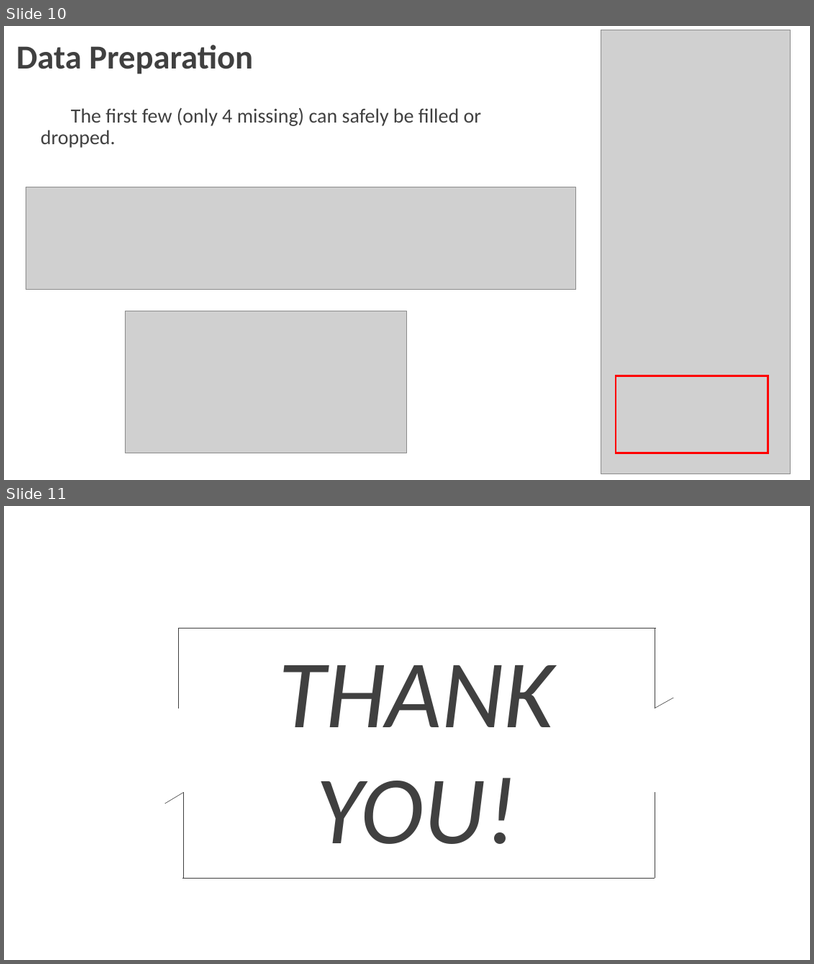
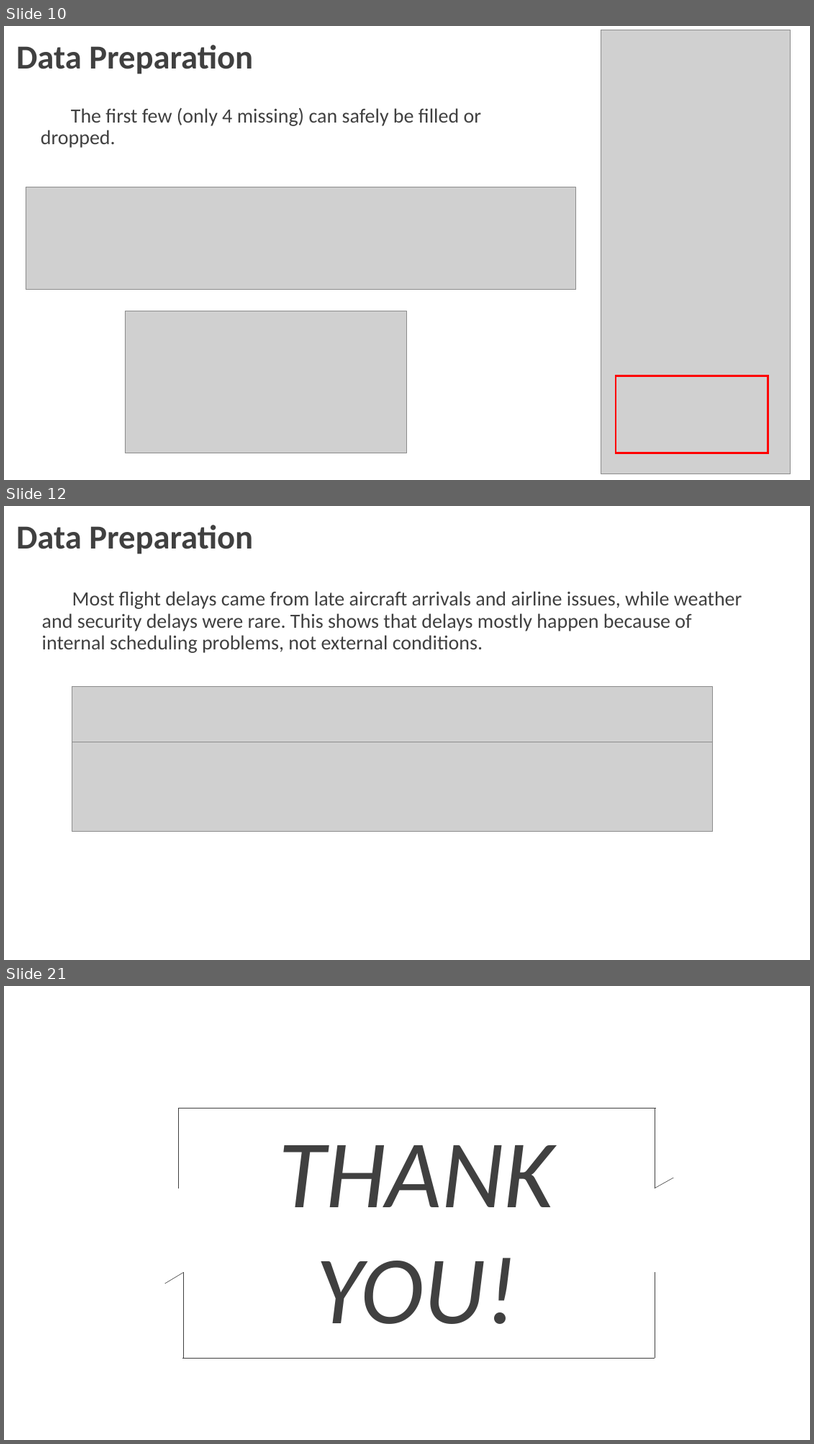
Before and after one commit to McLight-Note/Data_Process_Programming, a slide deck: Final_Project.pptx. Shown one above the other, each under a label of ours: slides 10 and 11 before the commit, slides 10, 12 and 21 after it; the slides between them are not shown. The pictures are 814x964 and 814x1444 pixels, drawn with LibreOffice and Linux fonts; fonts in the diff are those of the drawing; grey boxes stand for pictures; background and template pictures are left out. Boxes give left, top, right and bottom in pixels: in the first picture for what was removed or moved away, otherwise in the second. Text is boxed around its words. In the diff, an @@ line names an element or a change of style, - is before the commit and + after.

```diff
--- a/Final_Project.pptx
+++ b/Final_Project.pptx
@@ slide 12 added at [4, 506, 810, 960], background picture (left out) @@
@@ text added at [16, 525, 253, 554], 40 pt, text #404040, bold @@
+Data Preparation
@@ text added at [42, 591, 743, 653], 24 pt, text #404040 @@
+Most flight delays came from late aircraft arrivals and airline issues, while weather and security delays were rare. This shows that delays mostly happen because of internal scheduling problems, not external conditions.
@@ picture added at [72, 687, 714, 743] @@
@@ picture added at [72, 742, 714, 831] @@
@@ what was slide 11 is now slide 21 @@
```
Also in this commit, not shown: 9 other slides added, 1 other file.
